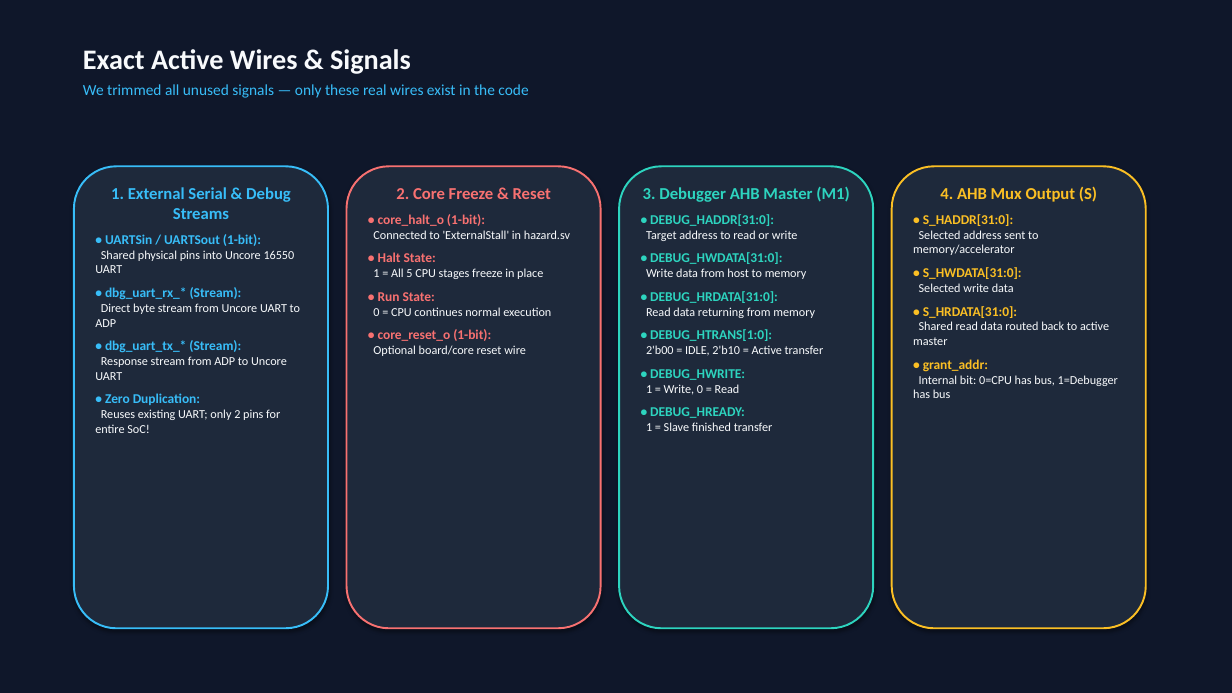
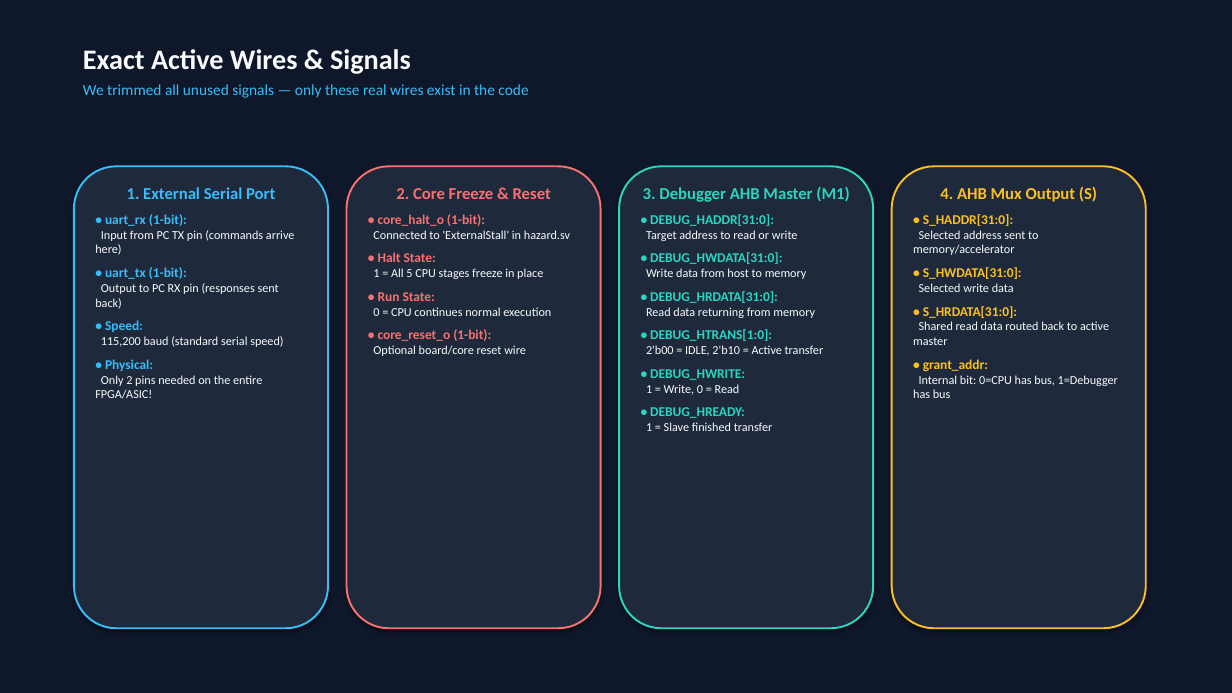
Before and after one commit to BommisettyGanesh/cvw, a slide deck: slide 3 of 1tops_soc/src/debugger/soc_debugger_architecture.pptx. Drawn at 1232x693 pixels with LibreOffice and Linux fonts; fonts in the diff are those of the drawing. Boxes give left, top, right and bottom in pixels: in the first picture for what was removed or moved away, otherwise in the second. Text is boxed around its words. In the diff, an @@ line names an element or a change of style, - is before the commit and + after.

Commit message:
updated debugger connection and ignore files

```diff
--- a/1tops_soc/src/debugger/soc_debugger_architecture.pptx
+++ b/1tops_soc/src/debugger/soc_debugger_architecture.pptx
@@ text in rounded rectangle at (95,187,294,399): text changed @@
-1. External Serial & Debug Streams
-• UARTSin / UARTSout (1-bit):
-Shared physical pins into Uncore 16550 UART
-• dbg_uart_rx_* (Stream):
-Direct byte stream from Uncore UART to ADP
-• dbg_uart_tx_* (Stream):
-Response stream from ADP to Uncore UART
-• Zero Duplication:
-Reuses existing UART; only 2 pins for entire SoC!
+1. External Serial Port
+• uart_rx (1-bit):
+Input from PC TX pin (commands arrive here)
+• uart_tx (1-bit):
+Output to PC RX pin (responses sent back)
+• Speed:
+115,200 baud (standard serial speed)
+• Physical:
+Only 2 pins needed on the entire FPGA/ASIC!
```
Also in this commit, not shown: 3 other slides changed, 11 other files.
